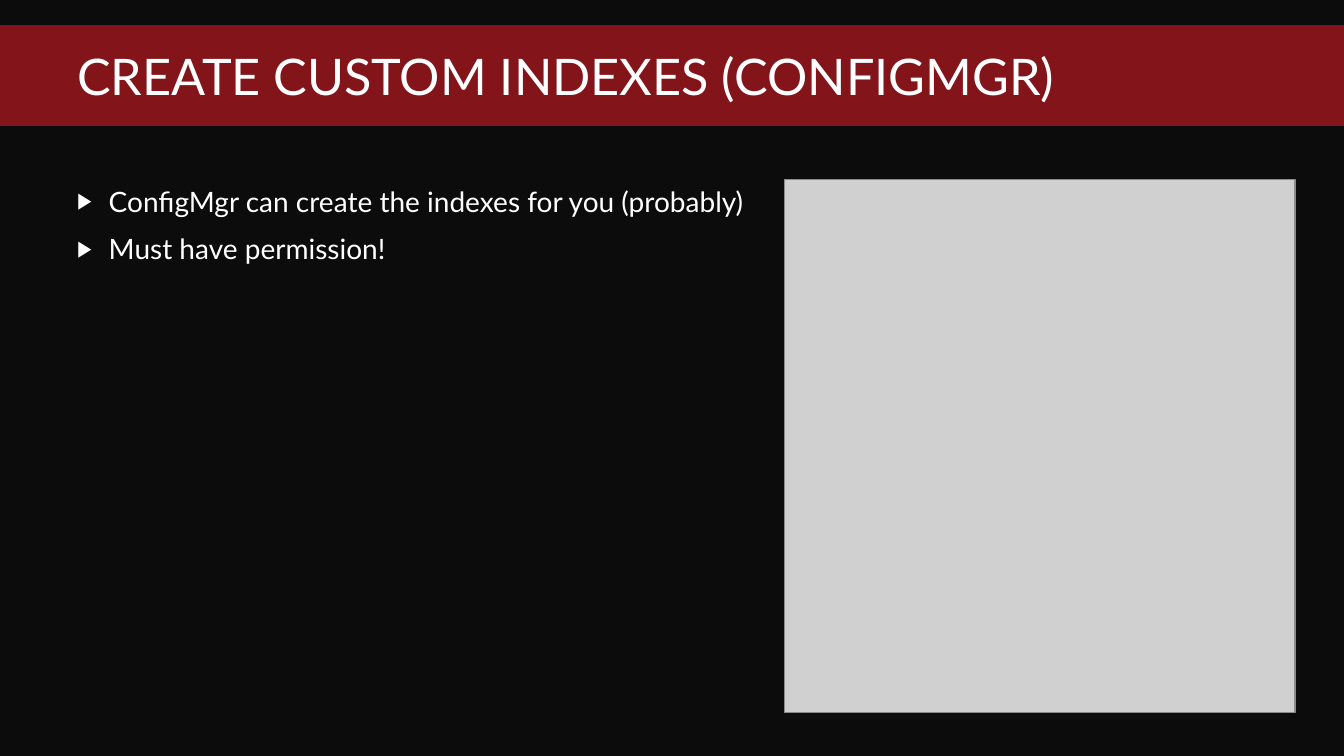
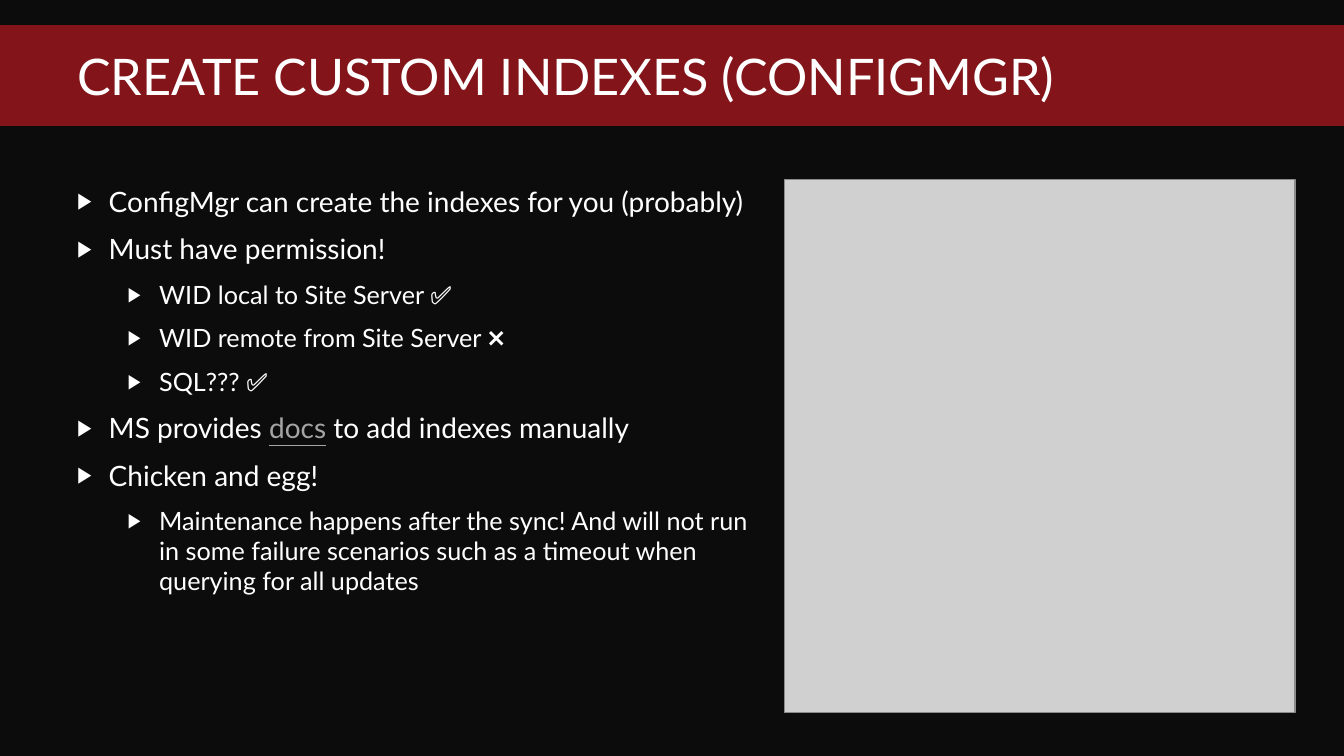
Before and after one commit to PatchMyPCTeam/VSMUG, a slide deck: slide 12 of 2021-12/Top 10 Tips for Optimizing WSUS/VSMUG-2021-12-WSUS-Top-10-Tips.pptx (slide 5 before the commit). Drawn at 1344x756 pixels with LibreOffice and Linux fonts; fonts in the diff are those of the drawing; grey boxes stand for pictures; background and template pictures are left out. Boxes give left, top, right and bottom in pixels: in the first picture for what was removed or moved away, otherwise in the second. Text is boxed around its words. In the diff, an @@ line names an element or a change of style, - is before the commit and + after.

Commit message:
New deck

```diff
--- a/2021-12/Top 10 Tips for Optimizing WSUS/VSMUG-2021-12-WSUS-Top-10-Tips.pptx
+++ b/2021-12/Top 10 Tips for Optimizing WSUS/VSMUG-2021-12-WSUS-Top-10-Tips.pptx
@@ text at [109,285,747,595]: paragraphs added @@
+  ▶ WID local to Site Server ✅
+  ▶ WID remote from Site Server ❌
+  ▶ SQL??? ✅
+▶ MS provides docs to add indexes manually
+▶ Chicken and egg!
+  ▶ Maintenance happens after the sync! And will not run in some failure scenarios such as a timeout when querying for all updates
```
Also in this commit, not shown: 3 other slides changed, 18 slides added.
